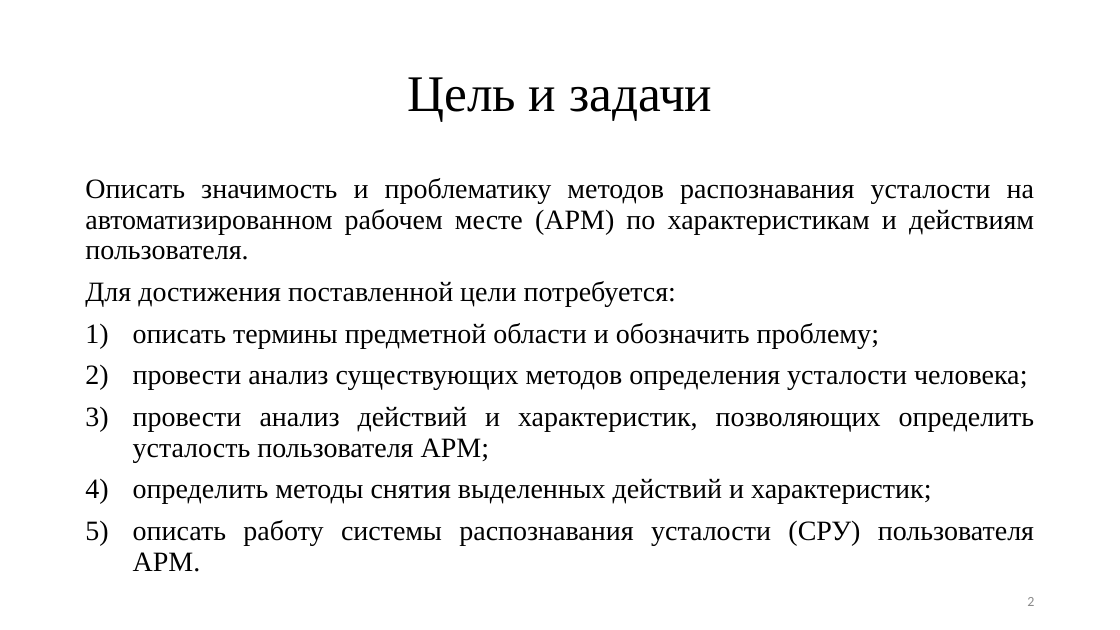
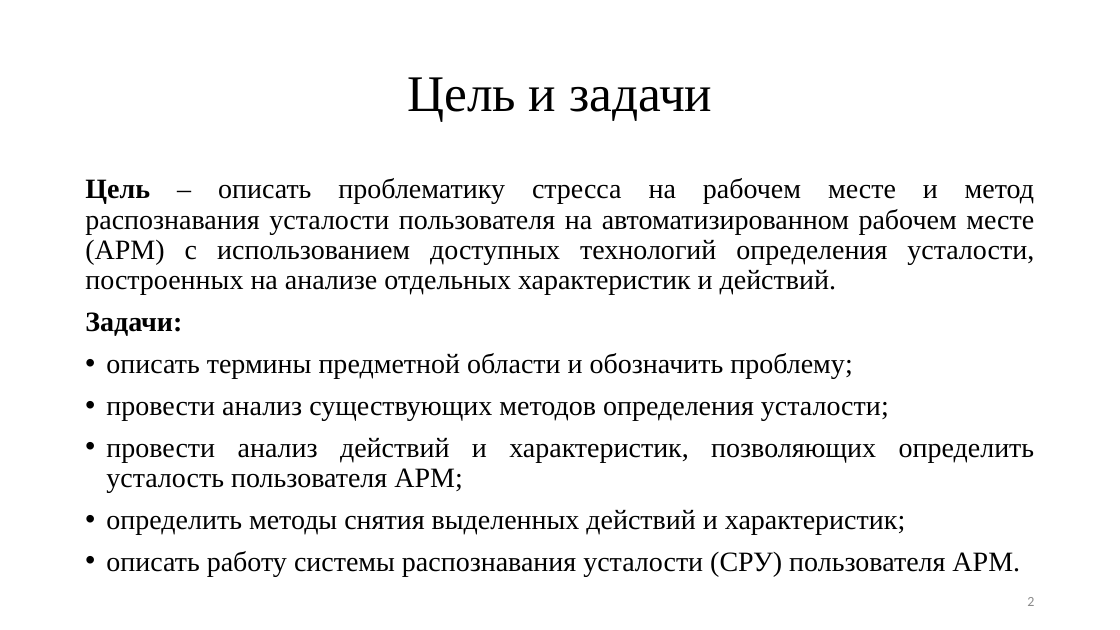
Before and after one commit to TheSawIsTheLaw/FatigueRecognitionSystem, a slide deck: slide 2 of Presentation/presentation.pptx. Drawn at 1120x630 pixels with LibreOffice and Linux fonts; fonts in the diff are those of the drawing. Boxes give left, top, right and bottom in pixels: in the first picture for what was removed or moved away, otherwise in the second. Text is boxed around its words. In the diff, an @@ line names an element or a change of style, - is before the commit and + after.

```diff
--- a/Presentation/presentation.pptx
+++ b/Presentation/presentation.pptx
@@ text at <box>85,178,1034,336</box>: text changed @@
-Описать значимость и проблематику методов распознавания усталости на автоматизированном рабочем месте (АРМ) по характеристикам и действиям пользователя.
-Для достижения поставленной цели потребуется:
+Цель – описать проблематику стресса на рабочем месте и метод распознавания усталости пользователя на автоматизированном рабочем месте (АРМ) с использованием доступных технологий определения усталости, построенных на анализе отдельных характеристик и действий.
+Задачи:
@@ text at <box>106,353,1035,576</box>: bullet 1) to • @@
@@ text at <box>106,401,889,420</box>: text changed @@
-2) провести анализ существующих методов определения усталости человека;
+• провести анализ существующих методов определения усталости;
```
Also in this commit, not shown: 3 other slides changed, 2 slides added, 3 other files.
